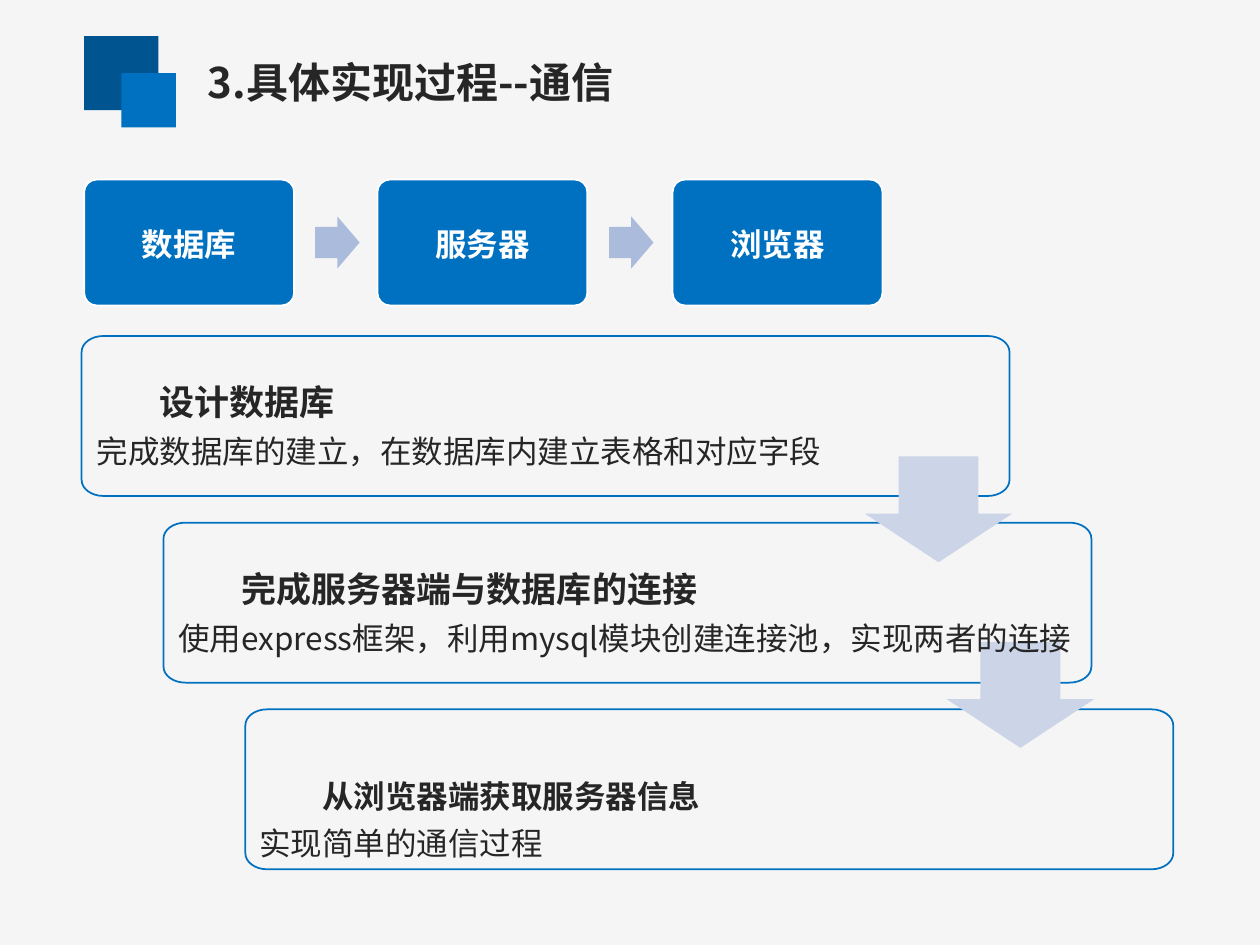
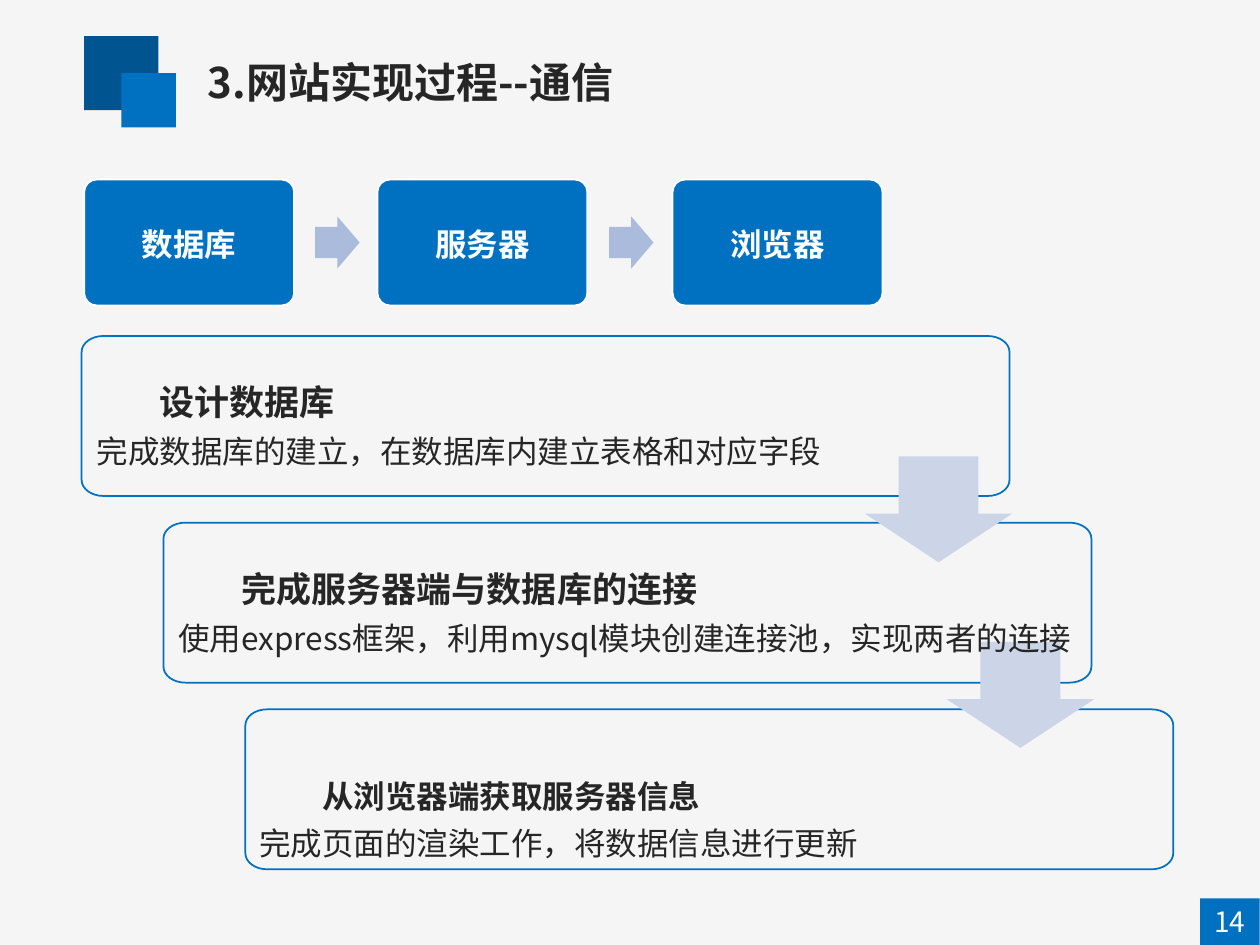
Before and after one commit to lijianhui1997/about_graduate, a slide deck: slide 14 of 答辩/李建辉-答辩.pptx (slide 13 before the commit). Drawn at 1260x945 pixels with LibreOffice and Linux fonts; fonts in the diff are those of the drawing. Boxes give left, top, right and bottom in pixels: in the first picture for what was removed or moved away, otherwise in the second. Text is boxed around its words. In the diff, an @@ line names an element or a change of style, - is before the commit and + after.

Commit message:
答辩完成

```diff
--- a/答辩/李建辉-答辩.pptx
+++ b/答辩/李建辉-答辩.pptx
@@ text at [208, 62, 614, 102]: text changed @@
-3.具体实现过程--通信
+3.网站实现过程--通信
@@ text at [259, 781, 857, 858]: text changed; bold off @@
-从浏览器端获取服务器信息
-实现简单的通信过程
+从浏览器端获取服务器信息
+完成页面的渲染工作，将数据信息进行更新
@@ rectangle added at [1201, 898, 1260, 945], fill #0070C0 @@
@@ text added at [1214, 911, 1245, 932], 16 pt, text #FFFFFF @@
+14
```
Also in this commit, not shown: 16 other slides changed, 2 slides added, 6 slides removed, 5 other files.
